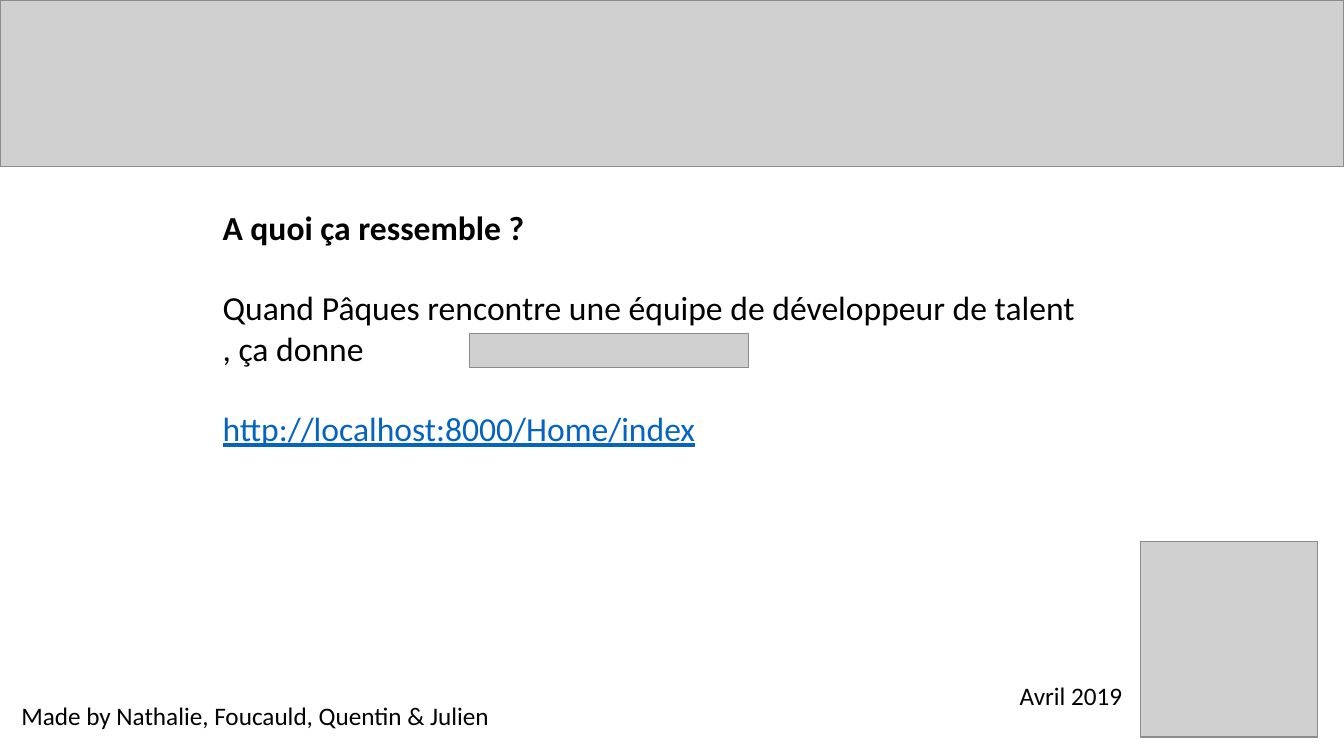
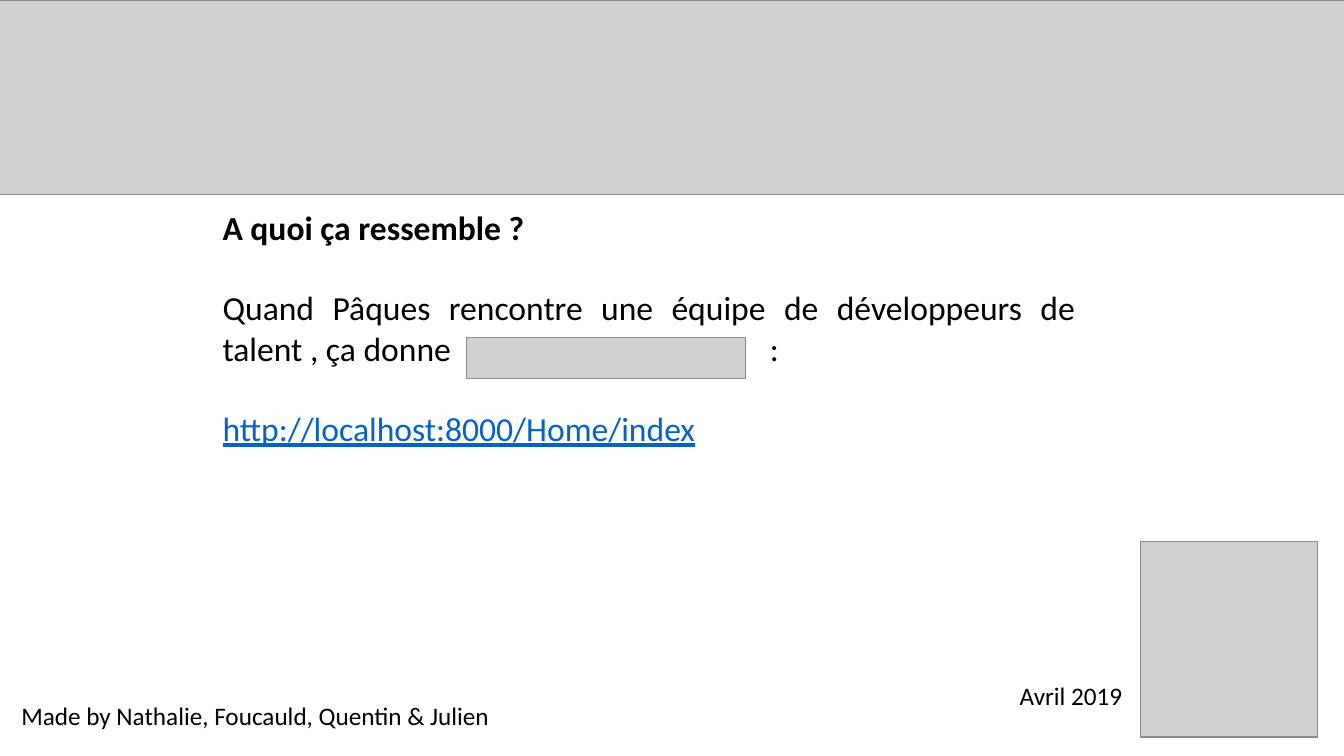
Before and after one commit to ConnorFM/hackaton, a slide deck: slide 3 of Hackathon_presentation.pptx. Drawn at 1344x756 pixels with LibreOffice and Linux fonts; fonts in the diff are those of the drawing; grey boxes stand for pictures; background and template pictures are left out. Boxes give left, top, right and bottom in pixels: in the first picture for what was removed or moved away, otherwise in the second. Text is boxed around its words. In the diff, an @@ line names an element or a change of style, - is before the commit and + after.

```diff
--- a/Hackathon_presentation.pptx
+++ b/Hackathon_presentation.pptx
@@ picture resized from (x1=0, y1=0, x2=1344, y2=167) to (x1=0, y1=0, x2=1344, y2=195) @@
@@ text at (x1=223, y1=296, x2=1074, y2=367): text changed @@
-Quand Pâques rencontre une équipe de développeur de talent , ça donne :
+Quand Pâques rencontre une équipe de développeurs de talent , ça donne :
@@ picture resized from (x1=470, y1=334, x2=749, y2=368) to (x1=467, y1=338, x2=745, y2=378) @@
```
Also in this commit, not shown: 3 other slides changed, 10 other files.
